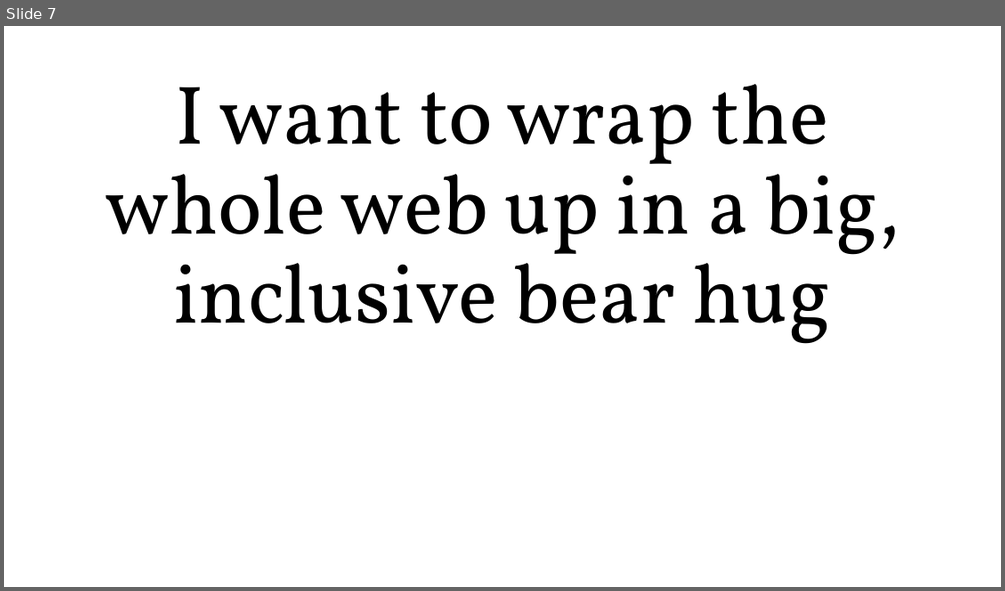
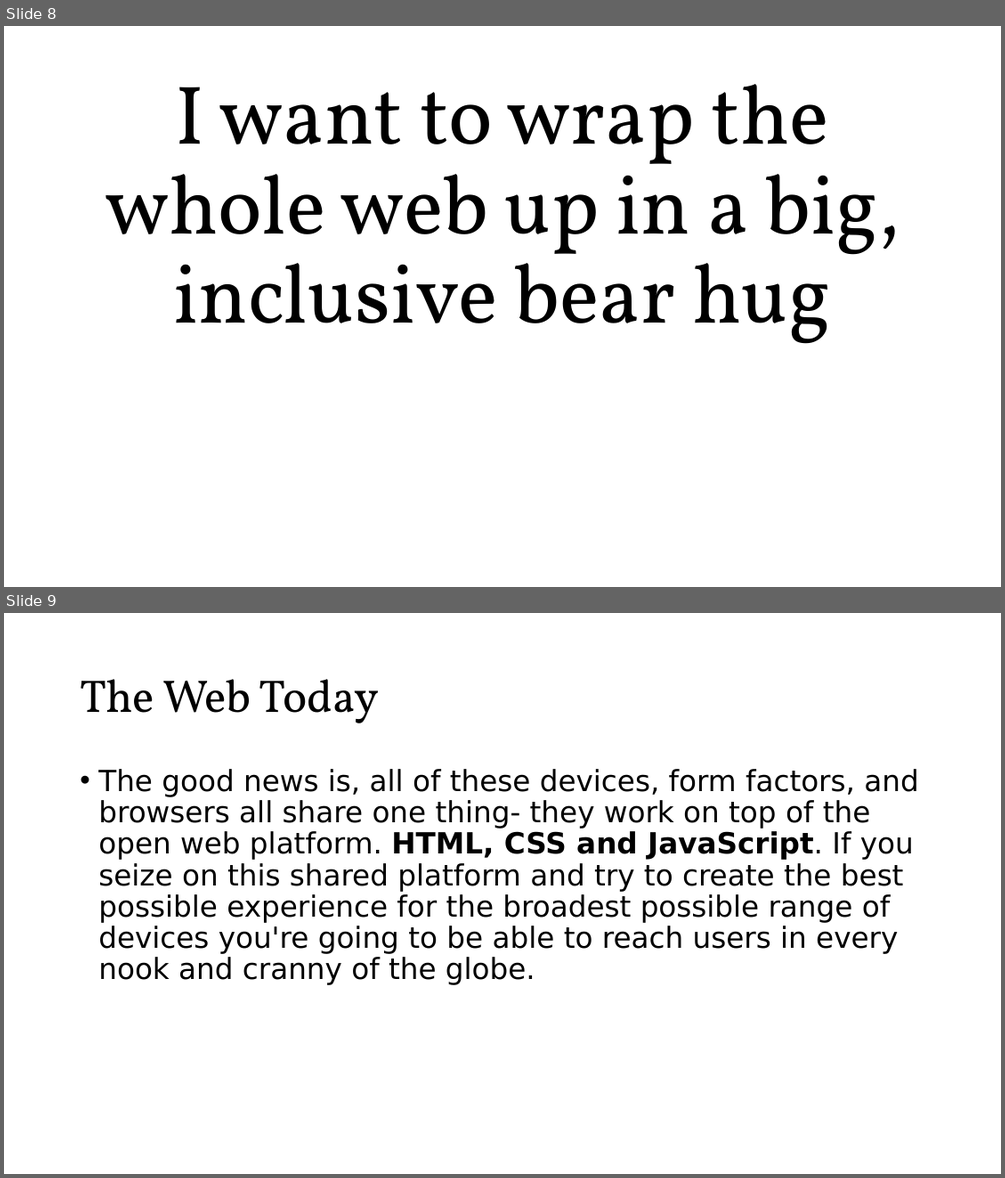
Before and after one commit to roblarsen/rob-larsen-presentations, a slide deck: wild-world-web.pptx. Shown one above the other, each under a label of ours: slide 7 before the commit, slides 8 and 9 after it. The pictures are 1005x591 and 1005x1178 pixels, drawn with LibreOffice and Linux fonts; fonts in the diff are those of the drawing; background and template pictures are left out. Boxes give left, top, right and bottom in pixels: in the first picture for what was removed or moved away, otherwise in the second. Text is boxed around its words. In the diff, an @@ line names an element or a change of style, - is before the commit and + after.

```diff
--- a/wild-world-web.pptx
+++ b/wild-world-web.pptx
@@ slide 9 added at (4,613,1001,1174), background picture (left out) @@
@@ title added at (80,679,379,723), 44 pt, text #000000 @@
+The Web Today
@@ text added at (98,769,918,985), 28 pt, text #000000 @@
+• The good news is, all of these devices, form factors, and browsers all share one thing- they work on top of the open web platform. HTML, CSS and JavaScript. If you seize on this shared platform and try to create the best possible experience for the broadest possible range of devices you're going to be able to reach users in every nook and cranny of the globe.
@@ what was slide 7 is now slide 8 @@
```
Also in this commit, not shown: 21 other slides added.
